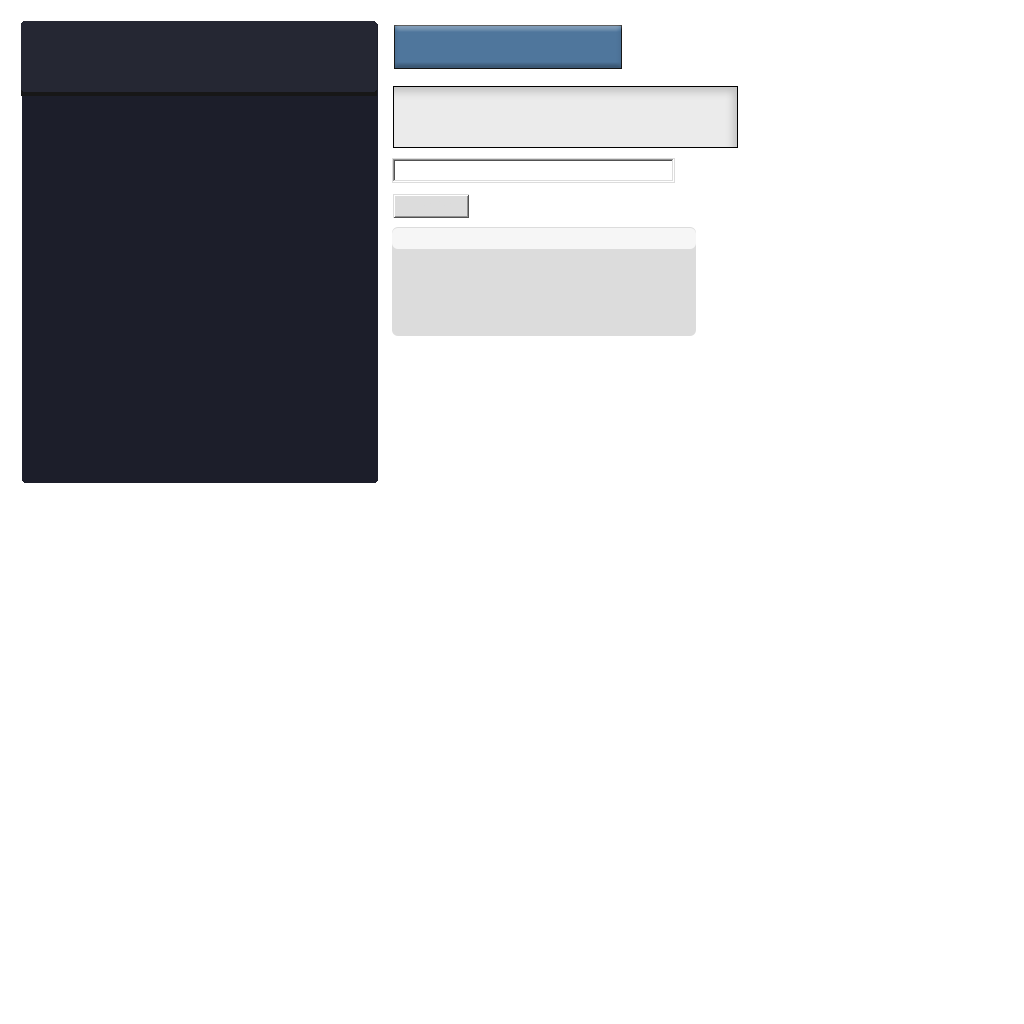
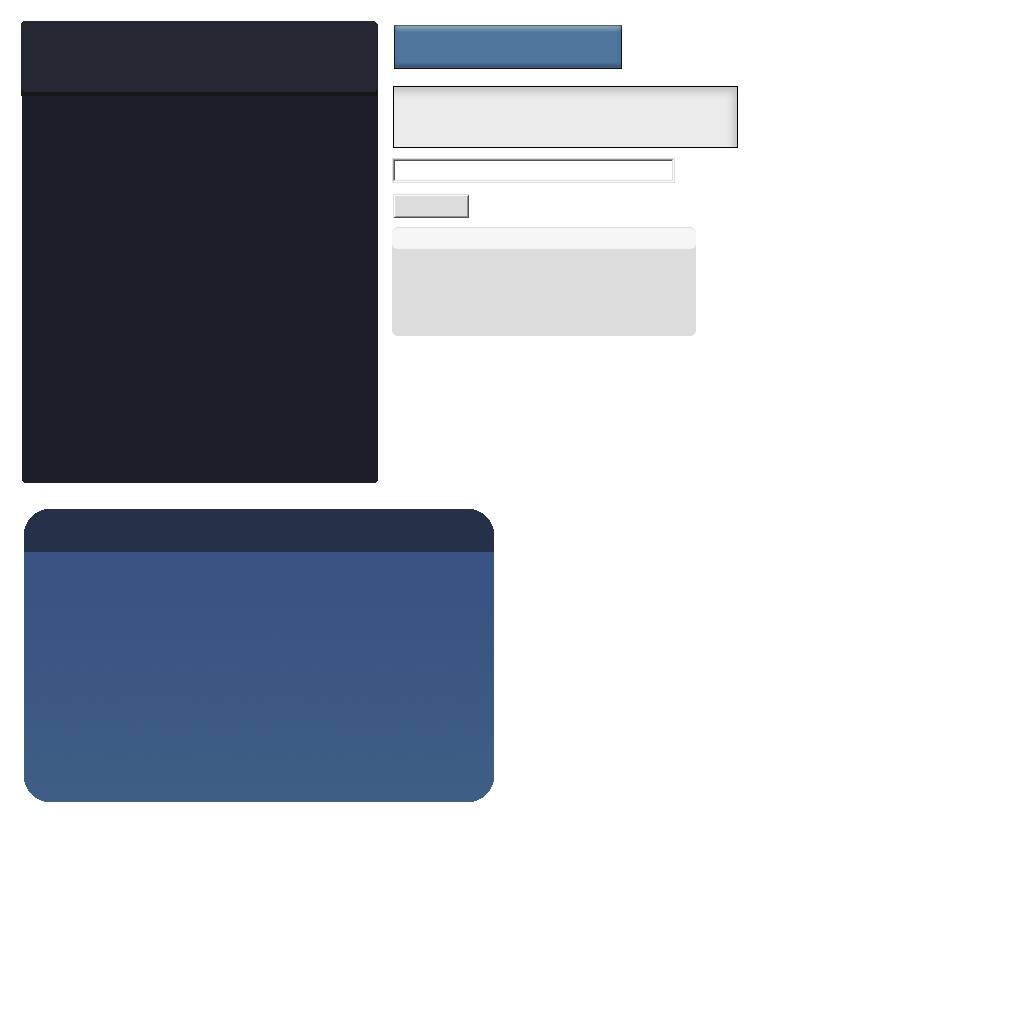
Comparing the layer stacks of the two w=1024, h=1024 images. Changes:
added group "WindowBG02" with 3 layers above "Chatspecific" over [left=24, top=509, right=494, bottom=802]
added layer "Outline" in group "WindowBG02" over [left=24, top=509, right=494, bottom=802]
added layer "WindowBG02Header" in group "WindowBG02" over [left=24, top=509, right=494, bottom=552]
added layer "WindowBG02 copy" in group "WindowBG02" over [left=24, top=509, right=494, bottom=802]
